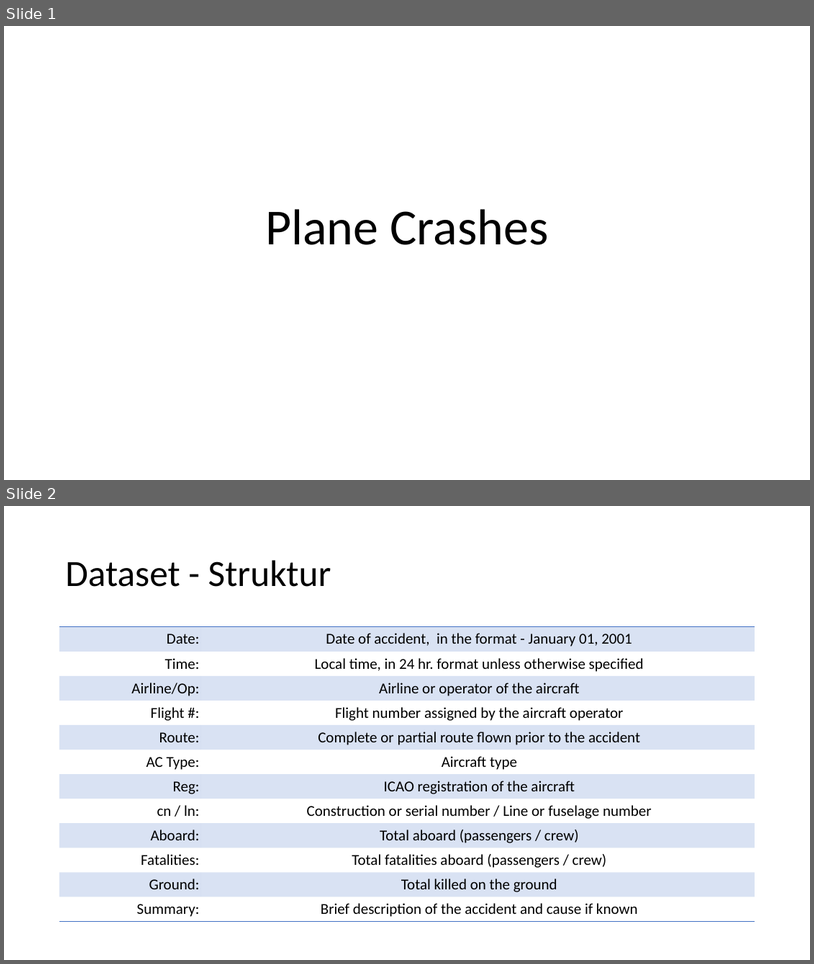
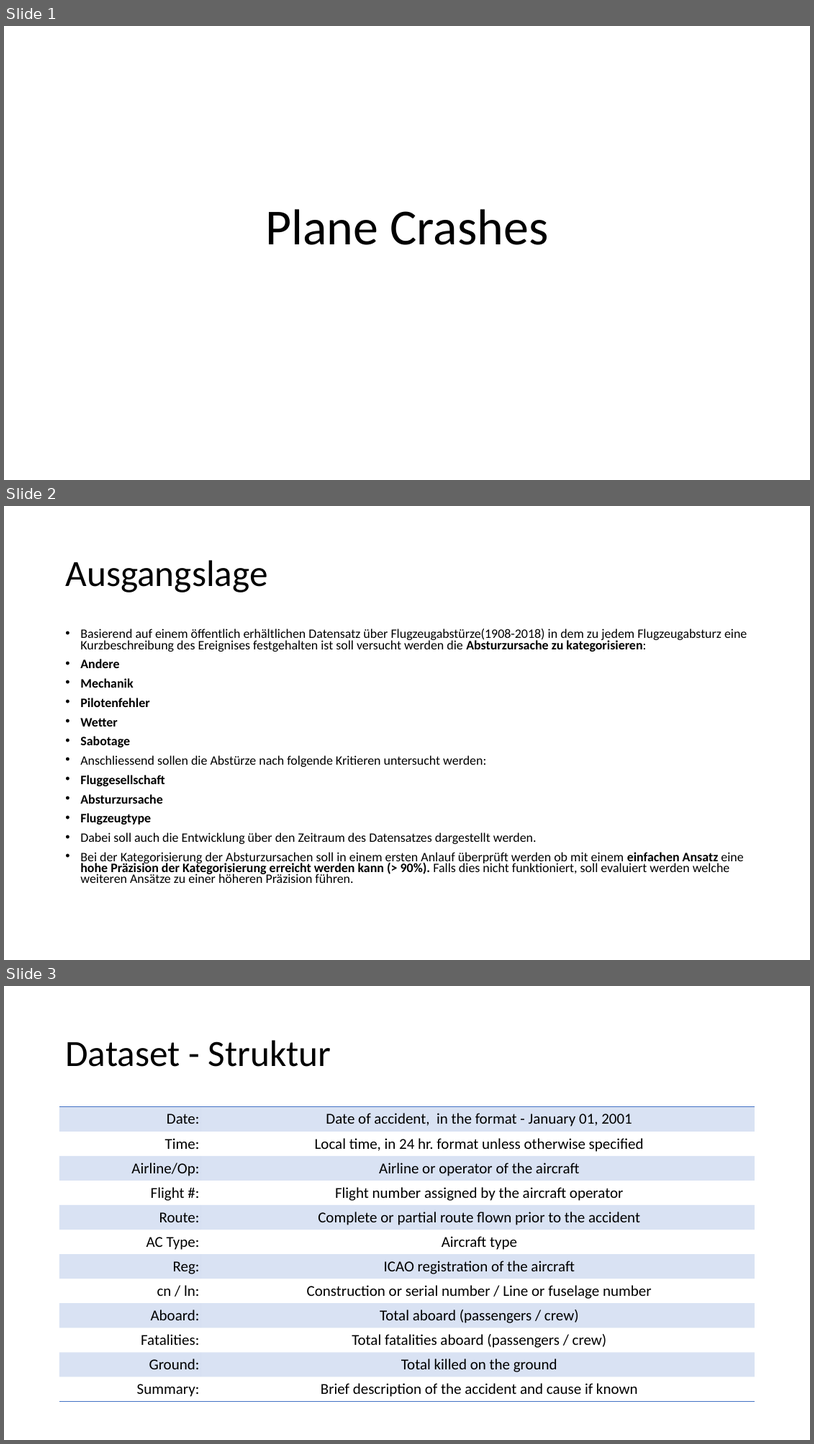
Before and after one commit to nojetlag/CASINFE18_BigData, a slide deck: Historical Plane Crashes/Präsentation/Leistungsnachweis BigData Plane Crashes.pptx. Shown one above the other, each under a label of ours: slides 1 and 2 before the commit, slides 1, 2 and 3 after it. The pictures are 814x964 and 814x1444 pixels, drawn with LibreOffice and Linux fonts; fonts in the diff are those of the drawing. Boxes give left, top, right and bottom in pixels: in the first picture for what was removed or moved away, otherwise in the second. Text is boxed around its words. In the diff, an @@ line names an element or a change of style, - is before the commit and + after.

```diff
--- a/Historical Plane Crashes/Präsentation/Leistungsnachweis BigData Plane Crashes.pptx
+++ b/Historical Plane Crashes/Präsentation/Leistungsnachweis BigData Plane Crashes.pptx
@@ slide 2 added at (4,506,810,960), background #FFFFFF @@
@@ title added at (65,560,268,592), 44 pt, text #000000 @@
+Ausgangslage
@@ text added at (80,628,747,883), 15.4 pt, text #000000 @@
+• Basierend auf einem öffentlich erhältlichen Datensatz über Flugzeugabstürze(1908-2018) in dem zu jedem Flugzeugabsturz eine Kurzbeschreibung des Ereignises festgehalten ist soll versucht werden die Absturzursache zu kategorisieren:
+• Andere
+• Mechanik
+• Pilotenfehler
+• Wetter
+• Sabotage
+• Anschliessend sollen die Abstürze nach folgende Kritieren untersucht werden:
+• Fluggesellschaft
+• Absturzursache
+• Flugzeugtype
+• Dabei soll auch die Entwicklung über den Zeitraum des Datensatzes dargestellt werden.
+• Bei der Kategorisierung der Absturzursachen soll in einem ersten Anlauf überprüft werden ob mit einem einfachen Ansatz eine hohe Präzision der Kategorisierung erreicht werden kann (> 90%). Falls dies nicht funktioniert, soll evaluiert werden welche weiteren Ansätze zu einer höheren Präzision führen.
@@ what was slide 2 is now slide 3 @@
```
Also in this commit, not shown: 1 slide changed, 6 other slides added, 2 slides removed, 1 other file.
